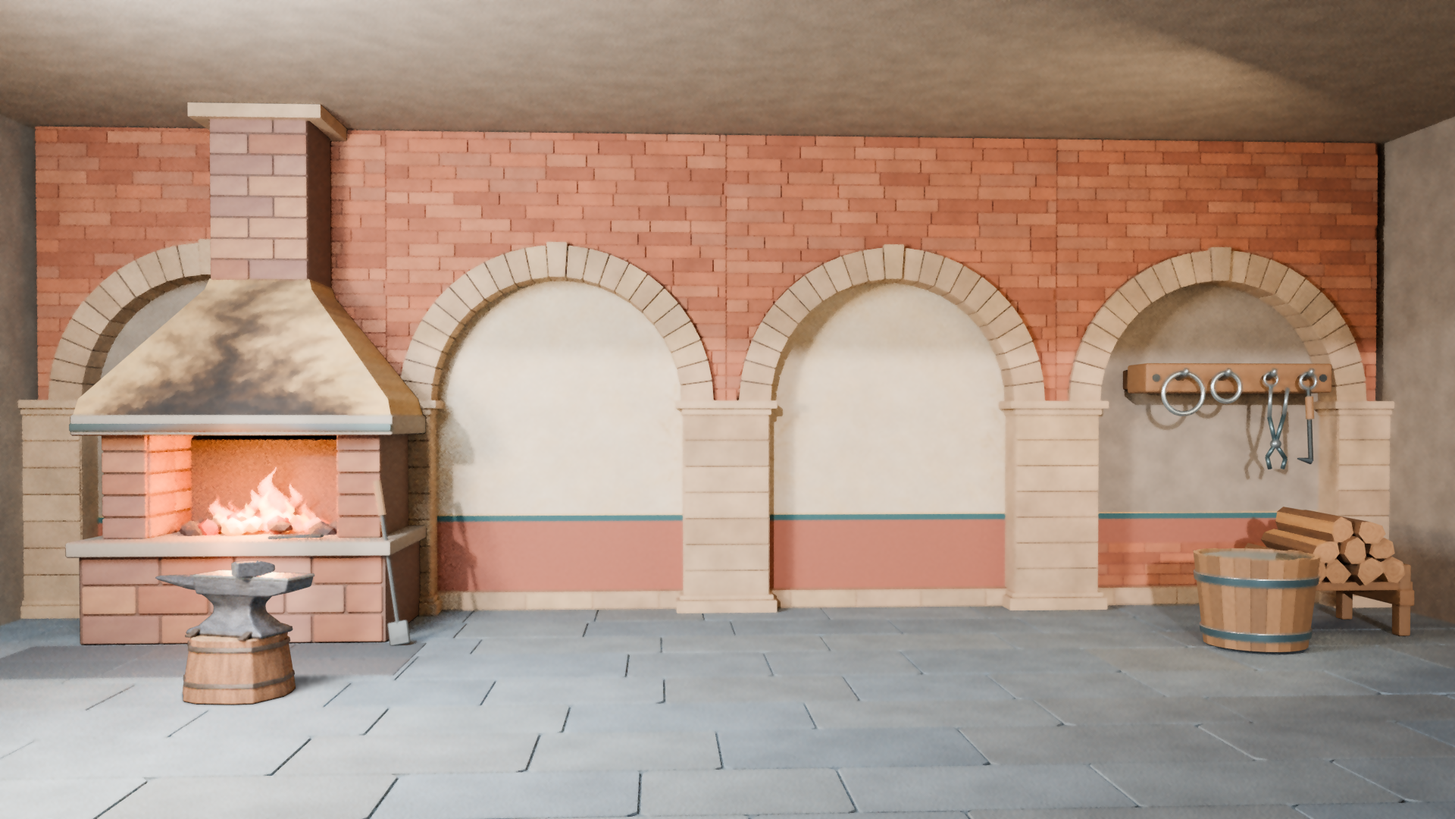
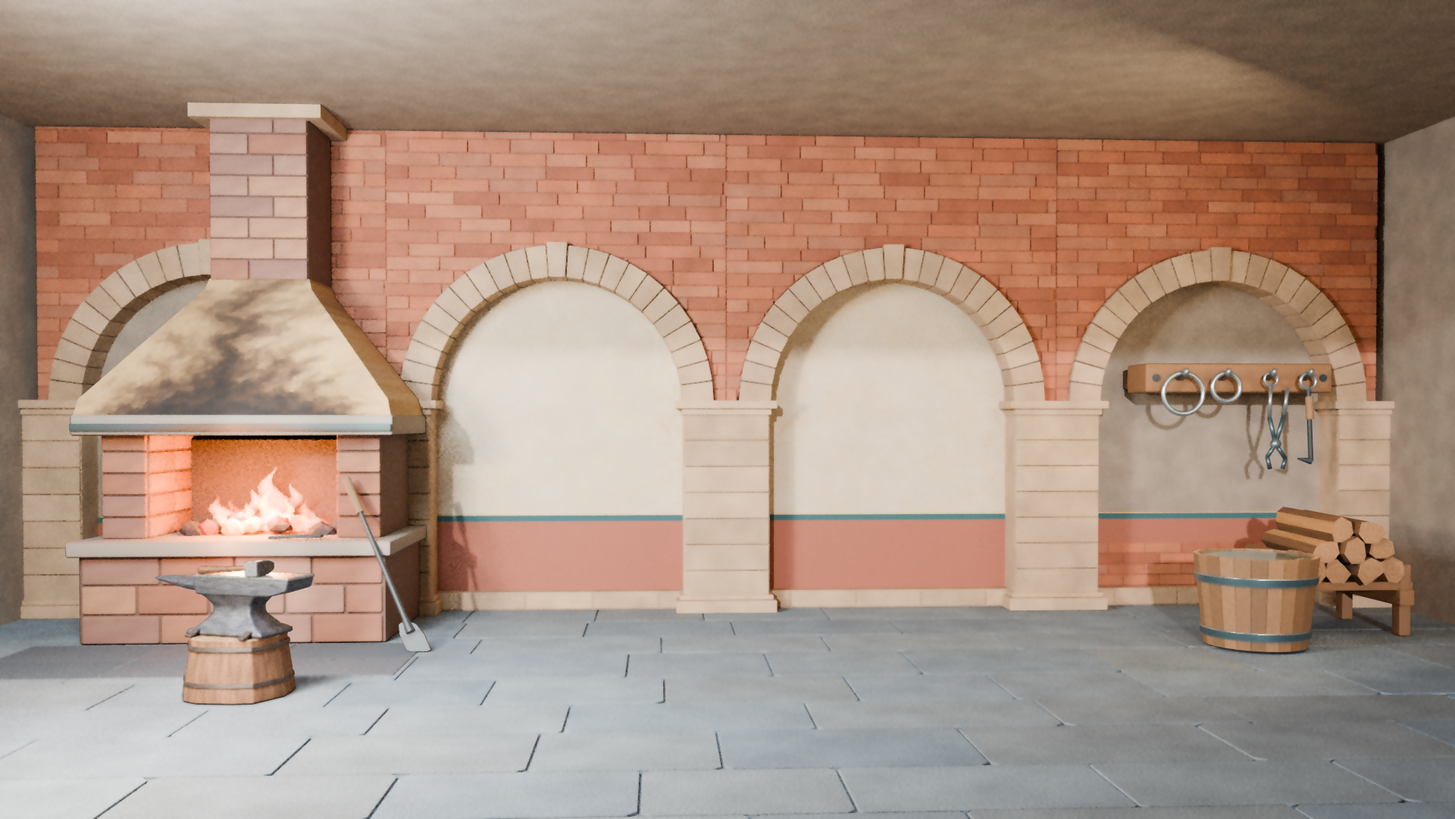
Before/after of a 1455×819 layered artwork. What changed in the layer stack:
painted on "铁砧与木墩" over [191, 558, 316, 698]
painted on "铁砧与墩座投影" over [191, 608, 452, 698]
painted on "锻炉与炉火" over [325, 463, 433, 652]
painted on "炉光与道具在建筑上的投影" over [325, 463, 453, 670]
